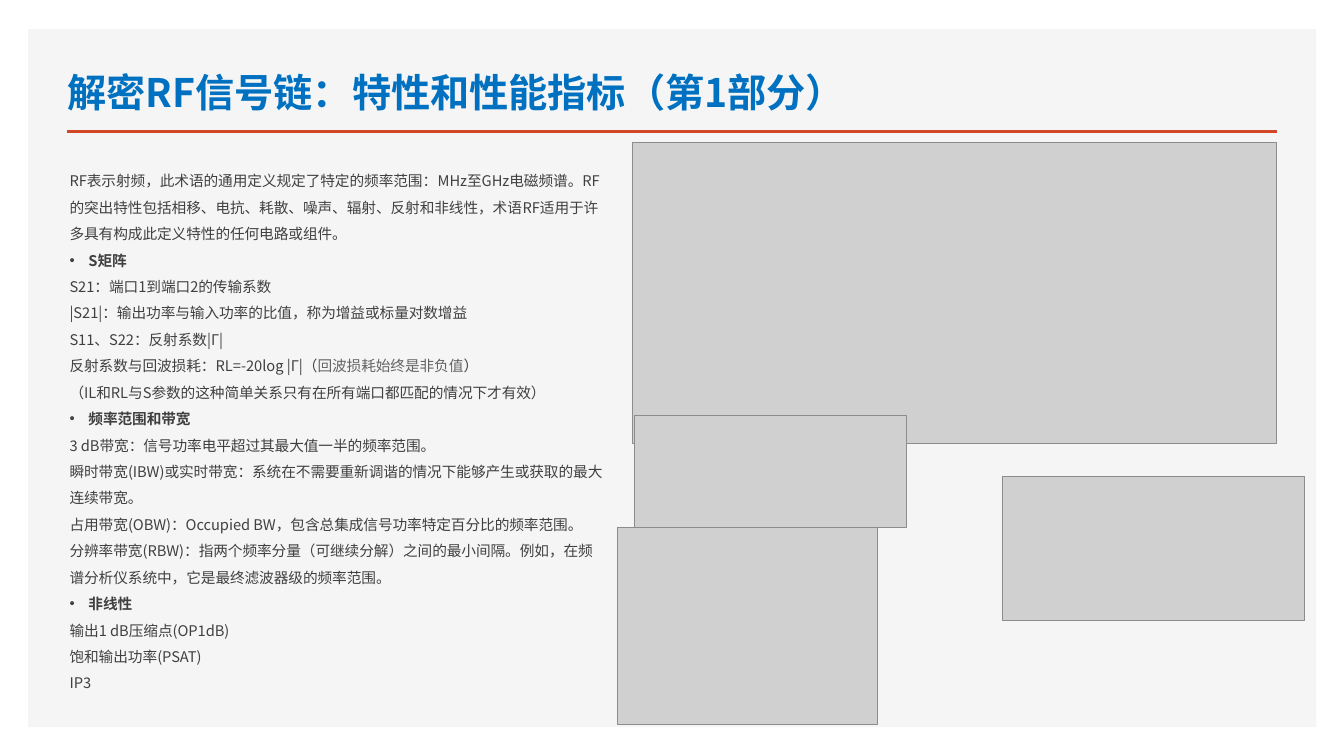
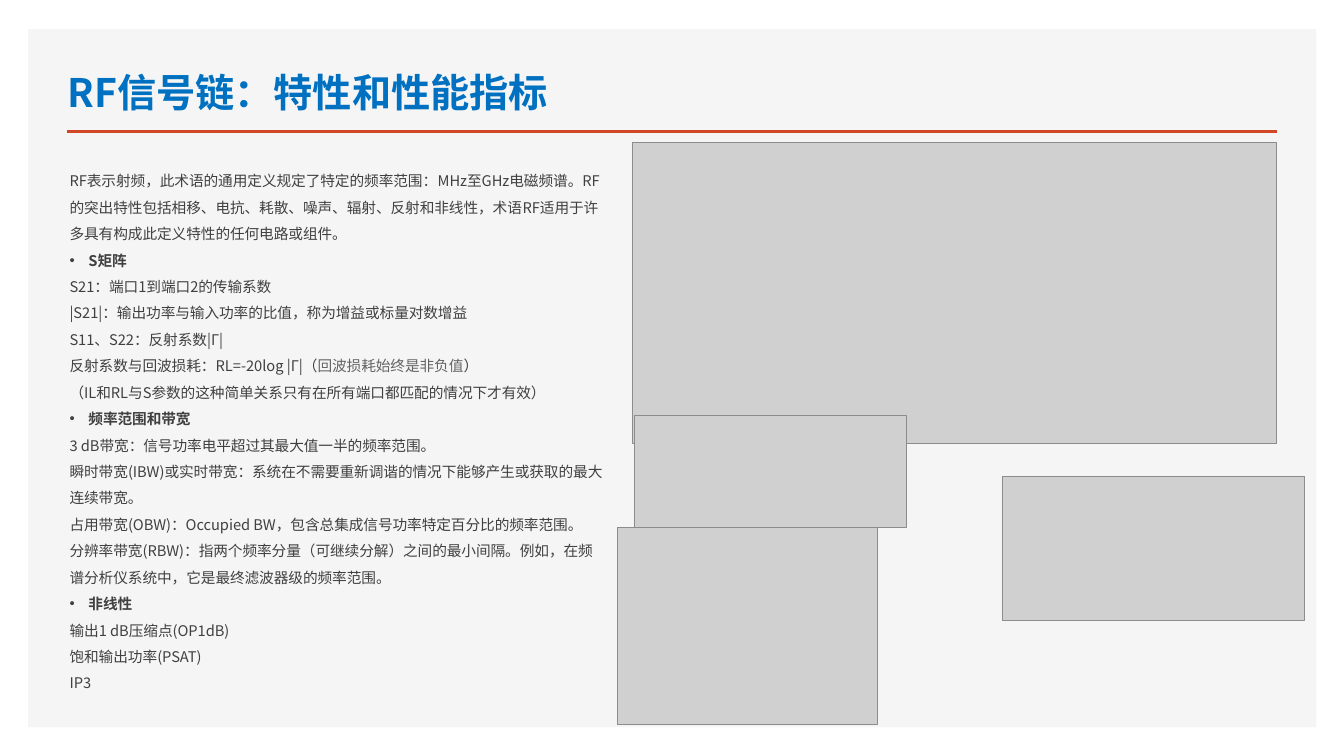
Before and after one commit to eliuwei/eliuwei.github.io, a slide deck: slide 1 of HARDWARE/01 射频/01 射频基本概念/射频基本概念总结.pptx. Drawn at 1344x756 pixels with LibreOffice and Linux fonts; fonts in the diff are those of the drawing; grey boxes stand for pictures. Boxes give left, top, right and bottom in pixels: in the first picture for what was removed or moved away, otherwise in the second. Text is boxed around its words. In the diff, an @@ line names an element or a change of style, - is before the commit and + after.

```diff
--- a/HARDWARE/01 射频/01 射频基本概念/射频基本概念总结.pptx
+++ b/HARDWARE/01 射频/01 射频基本概念/射频基本概念总结.pptx
@@ title at [68,73,548,111]: text changed @@
-解密RF信号链：特性和性能指标（第1部分）
+RF信号链：特性和性能指标
```
Also in this commit, not shown: 3 other slides changed, 1 slide added, 1 slide removed, 1 other file.
